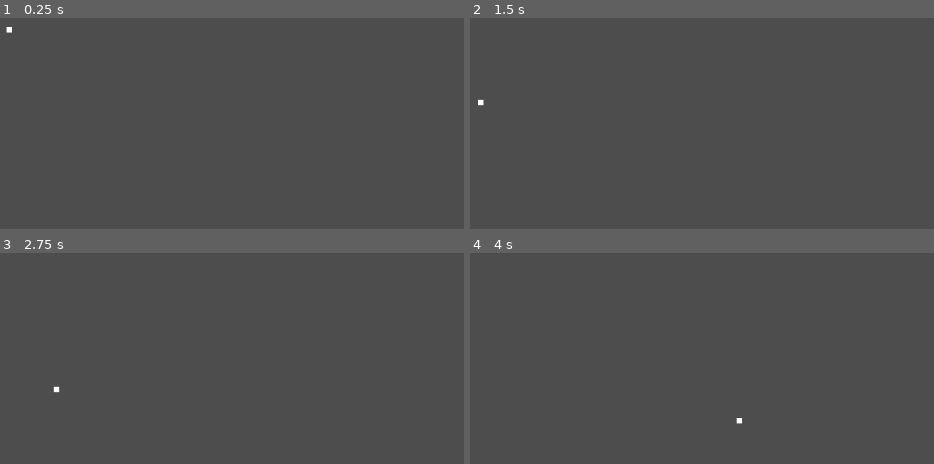
Above: before the commit, frames 1-4 (two rows, left to right).
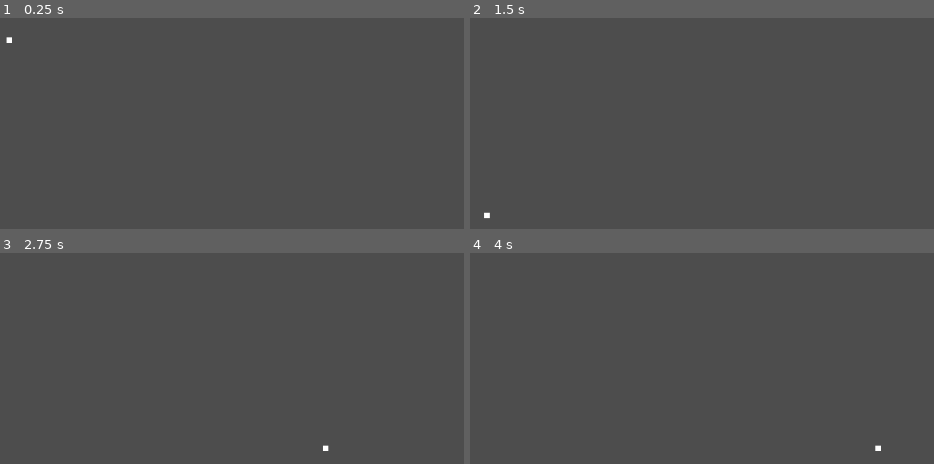
Above: after the commit, the same moments.

Repository: xharris/tennisplus
Game: Godot game, scene res://entities/game/game.tscn
Same seed, same stepped clock (60 frames per second), same inputs: the game is played once before the commit and once after it.
Inputs:
- Up to frame 1 (0.25 s): no input
- Up to frame 2 (1.5 s): tap Enter at 0.5 s; hold Space (paddle_swing) 0.53-1.28 s; tap Space (paddle_swing) at 1.35 s
- Up to frame 3 (2.75 s): hold Space (paddle_swing) from 2.03 s (still down)
- Up to frame 4 (4 s): release Space (paddle_swing) at 2.78 s; tap Space (paddle_swing) at 2.85 s; tap Enter at 3.5 s; hold Space (paddle_swing) from 3.53 s (still down)

The runs differ from the first frame. In frame 1, less than 0.1% of the frame differs, in the area x 1-3%, y 4-12%; in frame 2, less than 0.1%; in frame 3, less than 0.1%, in the area x 11-71%, y 63-94%; in frame 4, less than 0.1%.

Commit message:
different ball speeds for default paddle hitbox

Diff:
--- a/entities/ball/ball.tscn
+++ b/entities/ball/ball.tscn
@@ -1,12 +1,9 @@
-[gd_scene load_steps=6 format=3 uid="uid://cy0xaqlkrhrbc"]
+[gd_scene load_steps=5 format=3 uid="uid://cy0xaqlkrhrbc"]
 
 [ext_resource type="Texture2D" uid="uid://btx4a4he8e33m" path="res://entities/ball/ball.png" id="1_61umk"]
 [ext_resource type="Script" uid="uid://coa4cy7ort0t0" path="res://entities/ball/ball.gd" id="1_w5wpn"]
 [ext_resource type="PackedScene" uid="uid://xhufob6bfkcm" path="res://entities/ball/ball_physics.tscn" id="3_we1t7"]
-[ext_resource type="Script" uid="uid://bxud502sud88m" path="res://entities/ball/ball_hitbox.gd" id="4_we1t7"]
-
-[sub_resource type="CircleShape2D" id="CircleShape2D_w5wpn"]
-radius = 8.0
+[ext_resource type="PackedScene" uid="uid://b8ov8dlpct3is" path="res://entities/ball/ball_hitbox.tscn" id="4_we1t7"]
 
 [node name="Ball" type="Node2D"]
 script = ExtResource("1_w5wpn")
@@ -17,9 +14,4 @@
 [node name="Physics" parent="." node_paths=PackedStringArray("apply_to") instance=ExtResource("3_we1t7")]
 apply_to = NodePath("..")
 
-[node name="Hitbox" type="AnimatableBody2D" parent="."]
-sync_to_physics = false
-script = ExtResource("4_we1t7")
-
-[node name="CollisionShape2D" type="CollisionShape2D" parent="Hitbox"]
-shape = SubResource("CircleShape2D_w5wpn")
+[node name="Hitbox" parent="." instance=ExtResource("4_we1t7")]
--- /dev/null
+++ b/entities/ball/ball_hitbox.tscn
@@ -0,0 +1,13 @@
+[gd_scene load_steps=3 format=3 uid="uid://b8ov8dlpct3is"]
+
+[ext_resource type="Script" uid="uid://bxud502sud88m" path="res://entities/ball/ball_hitbox.gd" id="1_vop1l"]
+
+[sub_resource type="CircleShape2D" id="CircleShape2D_w5wpn"]
+radius = 8.0
+
+[node name="Hitbox" type="AnimatableBody2D"]
+sync_to_physics = false
+script = ExtResource("1_vop1l")
+
+[node name="CollisionShape2D" type="CollisionShape2D" parent="."]
+shape = SubResource("CircleShape2D_w5wpn")
--- a/entities/ball/ball_physics.gd
+++ b/entities/ball/ball_physics.gd
@@ -4,6 +4,12 @@
 
 @export var apply_to: Node2D
 @export var speed_curve: Curve2D
+var speed_scale: float = 1.0:
+    set(v):
+        speed_scale = v
+        if _tween:
+            _tween.set_speed_scale(speed_scale)
+
 var _log = Logger.new("ball_physics")
 var _target: Node2D
 var _position_curve: Curve2D
@@ -31,4 +37,9 @@
     _tween = create_tween()
     _tween.set_trans(Tween.TRANS_LINEAR)
     _tween.set_ease(Tween.EASE_OUT)
-    _tween.tween_property(self, "_progress", 1, Constants.BALL_PHYSICS_TWEEN_DURATION).from(0)
+    _tween.tween_property(
+        self,
+        "_progress",
+        1,
+        Constants.BALL_PHYSICS_TWEEN_DURATION
+    ).from(0)
--- a/entities/ball/ball_visitor.gd
+++ b/entities/ball/ball_visitor.gd
@@ -1,5 +1,7 @@
 extends Visitor
 class_name BallVisitor
 
+var _log = Logger.new("ball_visitor")
+
 func visit_ball(_v: Ball):
     pass
--- /dev/null
+++ b/entities/ball/visitors/speed.gd
@@ -0,0 +1,8 @@
+extends BallVisitor
+class_name BallSpeed
+
+@export var speed_scale: float = 1.0
+
+func visit_ball(me: Ball):
+    _log.debug("set speed: %f" % speed_scale)
+    me.physics.speed_scale = speed_scale
--- a/entities/ball/visitors/target.gd
+++ b/entities/ball/visitors/target.gd
@@ -1,7 +1,5 @@
 extends BallVisitor
 class_name BallTarget
-
-static var _log = Logger.new("ball_target")
 
 @export var random_in_group: StringName
 
--- a/entities/paddle/paddle_hitbox_controller.gd
+++ b/entities/paddle/paddle_hitbox_controller.gd
@@ -3,7 +3,6 @@
 
 var _log = Logger.new("paddle_hitbox_controller")
 
-var on_hit_ball: Array[Visitor]
 var _ignore_body: Dictionary
 
 func swing():
@@ -17,8 +16,6 @@
                 _log.debug("hit ball: %s" % h)
                 is_hit = true
                 for v in h.on_hit_ball:
-                    b.accept(v)
-                for v in on_hit_ball:
                     b.accept(v)
             if is_hit:
                 _ignore_body.set(b, true)
--- /dev/null
+++ b/resources/ball_visitors/fast_speed.tres
@@ -0,0 +1,8 @@
+[gd_resource type="Resource" script_class="BallSpeed" load_steps=2 format=3 uid="uid://c4niatfti5w83"]
+
+[ext_resource type="Script" uid="uid://3bywlq56klkw" path="res://entities/ball/visitors/speed.gd" id="1_h6ico"]
+
+[resource]
+script = ExtResource("1_h6ico")
+speed_scale = 1.5
+metadata/_custom_type_script = "uid://3bywlq56klkw"
--- /dev/null
+++ b/resources/ball_visitors/normal_speed.tres
@@ -0,0 +1,8 @@
+[gd_resource type="Resource" script_class="BallSpeed" load_steps=2 format=3 uid="uid://d2revy4d8pb12"]
+
+[ext_resource type="Script" uid="uid://3bywlq56klkw" path="res://entities/ball/visitors/speed.gd" id="1_n17hp"]
+
+[resource]
+script = ExtResource("1_n17hp")
+multiply_by = 1.0
+metadata/_custom_type_script = "uid://3bywlq56klkw"
--- /dev/null
+++ b/resources/ball_visitors/slow_speed.tres
@@ -0,0 +1,8 @@
+[gd_resource type="Resource" script_class="BallSpeed" load_steps=2 format=3 uid="uid://bfejey3di1cwl"]
+
+[ext_resource type="Script" uid="uid://3bywlq56klkw" path="res://entities/ball/visitors/speed.gd" id="1_wp4cw"]
+
+[resource]
+script = ExtResource("1_wp4cw")
+speed_scale = 0.7
+metadata/_custom_type_script = "uid://3bywlq56klkw"
--- a/resources/constants.gd
+++ b/resources/constants.gd
@@ -1,4 +1,4 @@
 extends Resource
 class_name Constants
 
-const BALL_PHYSICS_TWEEN_DURATION = 7.0
+const BALL_PHYSICS_TWEEN_DURATION = 3
--- a/resources/paddle_hitboxes/default.tscn
+++ b/resources/paddle_hitboxes/default.tscn
@@ -1,36 +1,39 @@
-[gd_scene load_steps=7 format=3 uid="uid://x88a7460y3x3"]
+[gd_scene load_steps=10 format=3 uid="uid://x88a7460y3x3"]
 
 [ext_resource type="PackedScene" uid="uid://b5ojur7k7urdw" path="res://entities/paddle/paddle_hitbox.tscn" id="1_46lrs"]
 [ext_resource type="Script" uid="uid://c6prci5yjifo0" path="res://entities/ball/ball_visitor.gd" id="2_atnhs"]
 [ext_resource type="Resource" uid="uid://dnsce50mrw7cc" path="res://resources/ball_visitors/target_random_paddle.tres" id="3_my7su"]
+[ext_resource type="Resource" uid="uid://bfejey3di1cwl" path="res://resources/ball_visitors/slow_speed.tres" id="4_5nyxm"]
+[ext_resource type="Resource" uid="uid://c4niatfti5w83" path="res://resources/ball_visitors/fast_speed.tres" id="4_vwoo2"]
+[ext_resource type="Resource" uid="uid://d2revy4d8pb12" path="res://resources/ball_visitors/normal_speed.tres" id="5_a2gor"]
 
 [sub_resource type="CircleShape2D" id="CircleShape2D_vwoo2"]
-radius = 28.0
+radius = 60.0
 
 [sub_resource type="CircleShape2D" id="CircleShape2D_fk22a"]
-radius = 96.0
+radius = 100.0
 
 [sub_resource type="CircleShape2D" id="CircleShape2D_nnd5b"]
-radius = 120.0
+radius = 130.0
 
 [node name="Default" type="Node2D"]
 
 [node name="Inner" parent="." instance=ExtResource("1_46lrs")]
-on_hit_ball = Array[ExtResource("2_atnhs")]([ExtResource("3_my7su")])
+on_hit_ball = Array[ExtResource("2_atnhs")]([ExtResource("3_my7su"), ExtResource("4_5nyxm")])
 
 [node name="CollisionShape2D" type="CollisionShape2D" parent="Inner"]
 shape = SubResource("CircleShape2D_vwoo2")
 debug_color = Color(0.298039, 0.686275, 0.313726, 0.419608)
 
 [node name="Middle" parent="." instance=ExtResource("1_46lrs")]
-on_hit_ball = Array[ExtResource("2_atnhs")]([ExtResource("3_my7su")])
+on_hit_ball = Array[ExtResource("2_atnhs")]([ExtResource("3_my7su"), ExtResource("5_a2gor")])
 
 [node name="CollisionShape2D" type="CollisionShape2D" parent="Middle"]
 shape = SubResource("CircleShape2D_fk22a")
 debug_color = Color(1, 0.921569, 0.231373, 0.419608)
 
 [node name="Outer" parent="." instance=ExtResource("1_46lrs")]
-on_hit_ball = Array[ExtResource("2_atnhs")]([ExtResource("3_my7su")])
+on_hit_ball = Array[ExtResource("2_atnhs")]([ExtResource("3_my7su"), ExtResource("4_vwoo2")])
 
 [node name="CollisionShape2D" type="CollisionShape2D" parent="Outer"]
 shape = SubResource("CircleShape2D_nnd5b")
Not shown, added: entities/ball/visitors/speed.gd.uid
Not shown, changed: README.md
